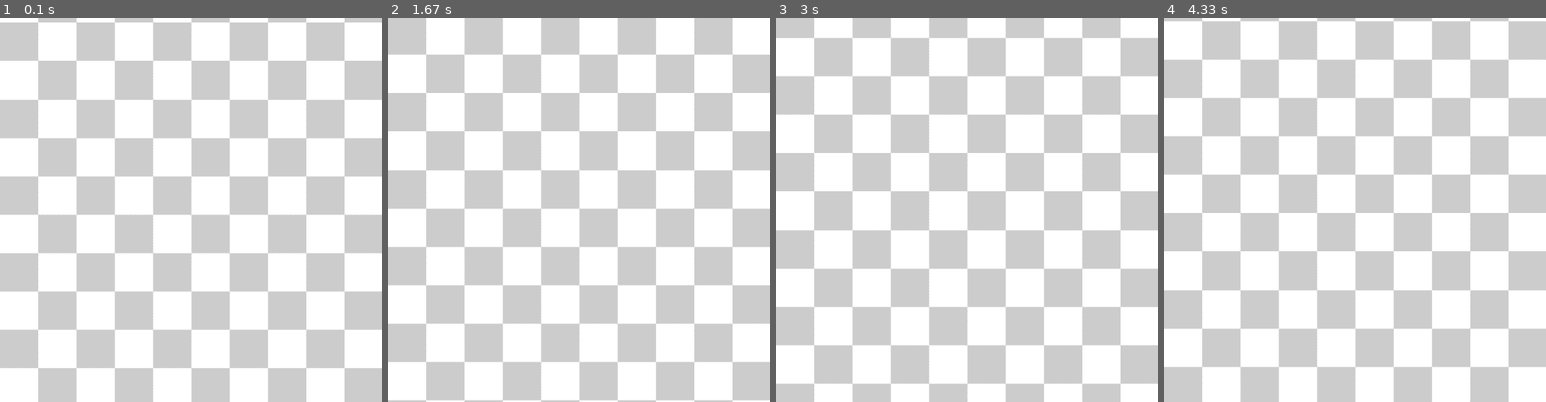
Above: before the commit, frames 1-4 (left to right).
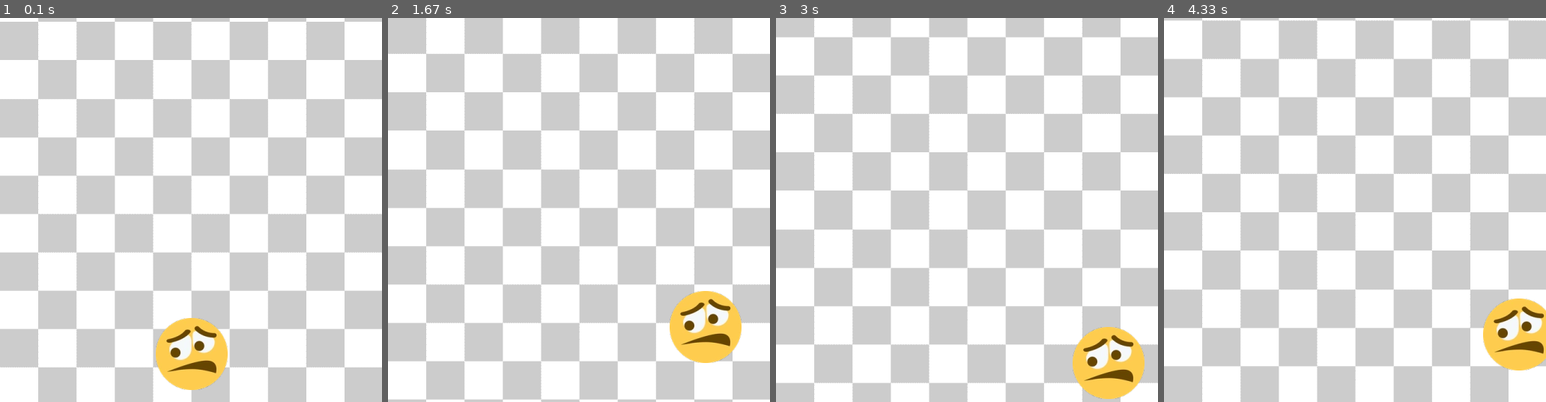
Above: after the commit, the same moments.

Repository: bobbyboigamer/Basic-pygame
Game: pygame game, started from main.py
Two runs of this game, one before a commit and one after it. Both use one fixed random seed, a clock stepped at 60 frames per second and the inputs below.
Inputs:
- Up to frame 1 (0.1 s): no input
- Up to frame 2 (1.67 s): hold A 0.33-0.8 s; hold Right 0.33-0.8 s; hold Right 0.83-1.3 s; hold W 1.33-1.63 s
- Up to frame 3 (3 s): hold Right 1.67-2.13 s; hold A 2.17-2.7 s; hold Down from 2.73 s (still down)
- Up to frame 4 (4.33 s): release Down at 3.03 s; hold A 3.07-3.47 s; hold Up 3.5-3.87 s; hold D from 3.9 s (still down)

The runs differ from the first frame. In frame 1, 4.6% of the frame differs, in the area x 0-100%, y 0-97%; in frame 2, 4.5%; in frame 3, 4.5%; in frame 4, 4.3%.

Commit message:
Added character movement with acceleration

Diff:
--- a/classes.py
+++ b/classes.py
@@ -1,3 +1,5 @@
+import pygame
+
 class Hands:
   def __init__(self, damage, speed, length):
     self.damage = damage
@@ -5,6 +7,30 @@
     self.length = length
 
 class User:
-  def __init__(self, speed, health):
-    self.speed = speed
-    self.health = health
+    def __init__(self, speed, health):
+        self.speed = speed
+        self.health = health
+        self.sprite = pygame.image.load('Images/err.webp')
+        self.rect = self.sprite.get_rect()
+        self.rect.x = 207.5
+        self.rect.y = 400
+        self.acc = pygame.Vector2(0, 0)
+
+    def update(self):
+        pressed_keys = pygame.key.get_pressed()
+        self.acc = pygame.Vector2(0, 0)
+
+        if pressed_keys[pygame.K_LEFT] or pressed_keys[pygame.K_a]:
+            self.acc.x = -1
+        if pressed_keys[pygame.K_RIGHT] or pressed_keys[pygame.K_d]:
+            self.acc.x = 1
+        if pressed_keys[pygame.K_UP] or pressed_keys[pygame.K_w]:
+            self.acc.y = -1
+        if pressed_keys[pygame.K_DOWN] or pressed_keys[pygame.K_s]:
+            self.acc.y = 1
+
+        self.rect.x += self.acc.x * self.speed
+        self.rect.y += self.acc.y * self.speed
+
+    def draw(self, screen):
+        screen.blit(self.sprite, self.rect)
--- a/main.py
+++ b/main.py
@@ -1,4 +1,7 @@
 import pygame
+from pygame.locals import *
+
+from classes import *
 from musicService import startMusic
 
 WIDTH, HEIGHT = (510, 512.5)
@@ -13,16 +16,16 @@
 background = pygame.image.load('Images/checkerboard.png')
 icon = pygame.image.load('Images/err.webp')
 pygame.display.set_icon(icon)
+user = User(speed=2.5, health=100)
 
 def background_update(scrollPosition):
     window.blit(background, (0, scrollPosition))
     window.blit(background, (0, scrollPosition - HEIGHT))
-    pygame.display.update()
 
 def main():
     scrollPosition = 0
     run = True
-    startMusic(volume=0.5)
+    startMusic(volume=0.25)
     while run:
         for event in pygame.event.get():
             if event.type == pygame.QUIT:
@@ -31,6 +34,9 @@
         scrollPosition = (scrollPosition + 1) % (HEIGHT + 1)
         background_update(scrollPosition)
         clock.tick(60)
+        user.update()
+        user.draw(window)
+        pygame.display.flip()
 
     pygame.mixer.music.stop()
     pygame.quit()
Not shown, added: .gitignore
